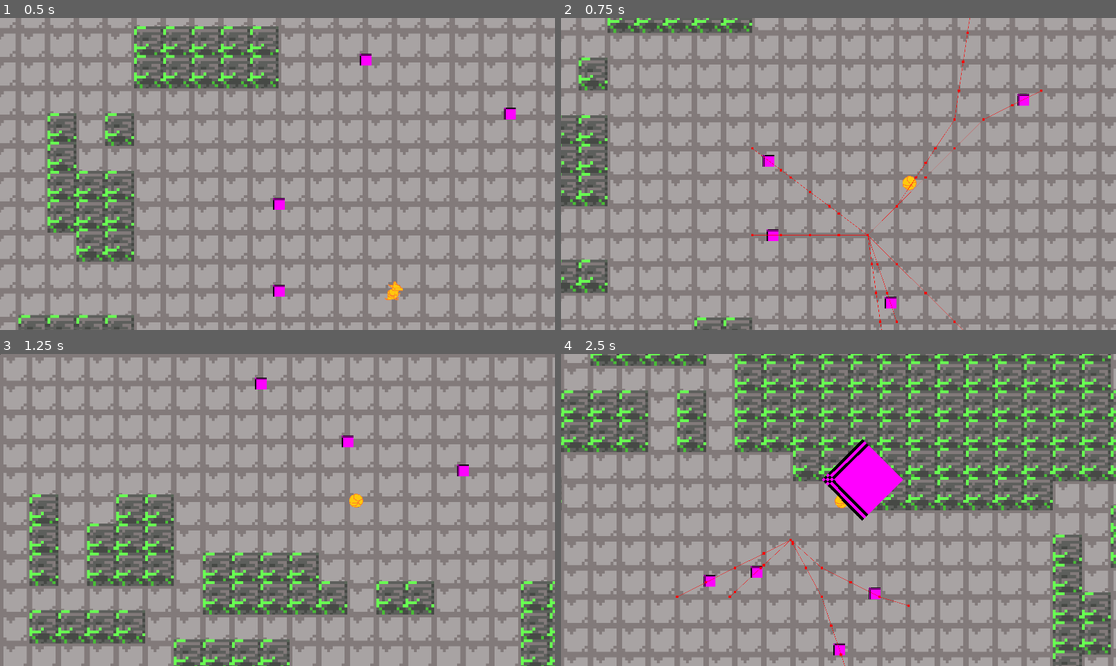
Above: before the commit, frames 1-4 (two rows, left to right).
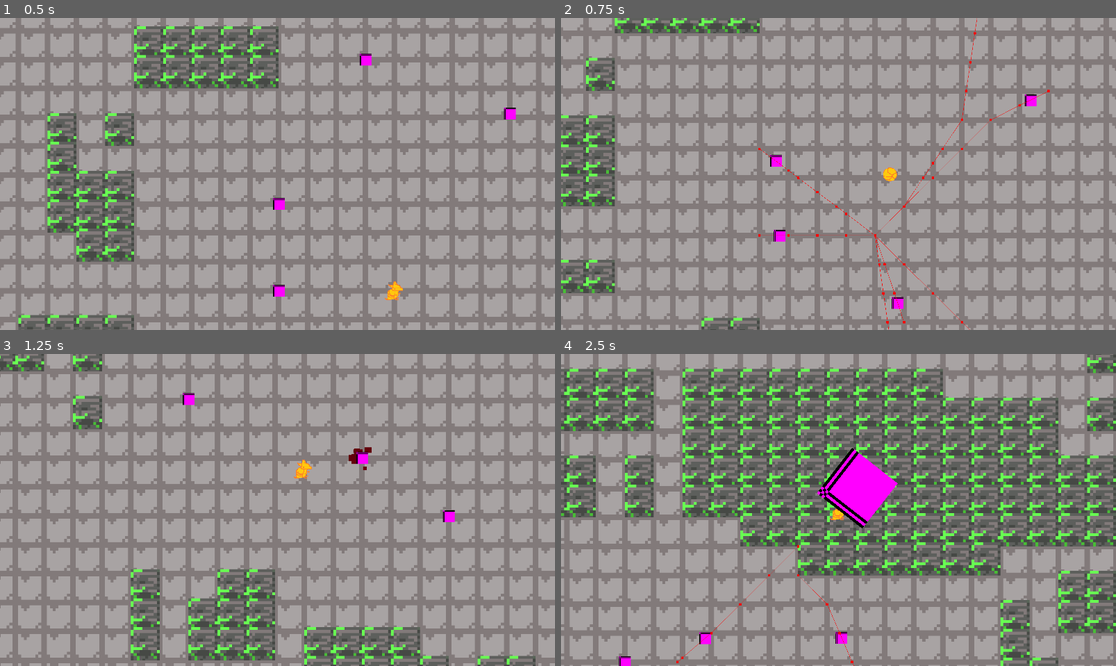
Above: after the commit, the same moments.

Repository: ColRyanYT/gaMMA_repo
Game: Godot game, scene res://Environment/test_level_proc_gen.tscn
Two runs of this game, one before a commit and one after it. Both use one fixed random seed, a clock stepped at 60 frames per second and the inputs below. The project has no main scene, so this scene is started directly.
Inputs (mouse positions are in pixels of both pictures, inside the frame that each line leads up to):
- Up to frame 1 (0.5 s): no input
- Up to frame 2 (0.75 s): move the mouse to (960, 158) at 0.52 s; hold Right (ui_right) from 0.53 s (still down); hold Shift (shift) from 0.53 s (still down)
- Up to frame 3 (1.25 s): keep holding Right (ui_right); keep holding Shift (shift); tap Space at 0.77 s; click (399, 494) at 0.8 s
- Up to frame 4 (2.5 s): move the mouse to (727, 525) at 1.27 s; release Right (ui_right) at 1.28 s; release Shift (shift) at 1.28 s; hold Down (ui_down) 1.28-2.03 s; click (727, 525) at 1.35 s; tap Space at 1.52 s; tap Shift (shift) at 1.55 s; move the mouse to (894, 441) at 2.02 s; hold Right (ui_right) from 2.03 s (still down); hold Shift (shift) from 2.03 s (still down); click (894, 441) at 2.3 s

Frame 1 is identical in both runs. In frame 2, 39% of the frame differs, in the area x 0-100%, y 0-100%; in frame 3, 68%; in frame 4, 69%.

Commit message:
fixing dash bugs, refactoring dash and now hitting enemies with dash damages them

Diff:
--- /dev/null
+++ b/Actors/MeleeWeapon.gd
@@ -0,0 +1,14 @@
+class_name MeleeWeapon extends Weapon
+
+@onready var hitbox = $Area2D
+
+var _damage = 0
+
+func get_damage() -> int:
+	return self._damage
+
+func fire():
+	pass
+
+func _on_area_2d_body_entered(body: Node2D) -> void:
+	body.take_damage(self)
--- a/Actors/enemy.gd
+++ b/Actors/enemy.gd
@@ -1,4 +1,4 @@
-extends CharacterBody2D
+class_name Enemy extends CharacterBody2D
 
 @export var speed = 150
 @export var player: Node2D
--- a/Actors/player.gd
+++ b/Actors/player.gd
@@ -1,16 +1,28 @@
 extends CharacterBody2D
 
 @onready var hand = $Hand
+@onready var sprite = $Sprite
+@onready var dash_effect = $Sprite/DashEffect
+@onready var shell = $Shell
 
 const SPEED = 200.0
 const JUMP_VELOCITY = -400.0
+
+const DASH_MULTIPLIER = 3
+const DASH_TIME = 0.6
+
 signal dash
 var dashing: bool = false
-var mouse_position = null
 var dash_velocity = Vector2(0,0)
+
+var direction = Vector2.ZERO
+var dash_direction = Vector2.ZERO
 
 var my_weapon_scene: PackedScene
 var my_weapon: Weapon
+
+var normal_texture = preload("res://Actors/armadillo.png")
+var ball_texture = preload("res://Actors/ball.png")
 
 # default weapon is claws for now
 func _ready() -> void:
@@ -20,32 +32,45 @@
 
 func _physics_process(delta: float) -> void:
 	# Get the input direction and handle the movement/deceleration.
-	var speed_boost = 1
-	mouse_position = get_global_mouse_position()
-	var direction = (mouse_position - position).normalized()
+	var mouse_position = get_global_mouse_position()
+	var direction_x = Input.get_action_strength("ui_right") - Input.get_action_strength("ui_left")
+	var direction_y = Input.get_action_strength("ui_down") - Input.get_action_strength("ui_up")
+	direction = Vector2(direction_x, direction_y).normalized()
 
-	var direction_x := Input.get_axis("ui_left", "ui_right")
-	var direction_y := Input.get_axis("ui_up", "ui_down")
+	dash_direction = self.global_position.direction_to(get_global_mouse_position())
 
-	if Input.is_action_pressed("shift"):
-		$Sprite.texture = load("res://Actors/ball.png")
-		dash.emit()
-		dashing = true
-		speed_boost = 3
-		velocity = (direction * SPEED * speed_boost)
-		dash_velocity = velocity
-		$Sprite/DashEffect.look_at(mouse_position)
+	if Input.is_action_just_pressed("shift") and not dashing:
+		start_dash(mouse_position)
 	elif dashing:
 		velocity = dash_velocity
 	elif direction_x or direction_y:
-		velocity = (Vector2(direction_x, direction_y) * SPEED)
+		velocity = direction * SPEED
 	else:
 		velocity.x = move_toward(velocity.x, 0, SPEED)
 		velocity.y = move_toward(velocity.y, 0, SPEED)
 
-
 	var collision_data = move_and_collide(velocity * delta)
 	bounce(collision_data)
+
+
+func start_dash(mouse_position: Vector2) -> void:
+	dashing = true
+	sprite.texture = ball_texture
+	dash.emit()
+
+	dash_velocity = dash_direction * SPEED * DASH_MULTIPLIER
+	dash_effect.look_at(mouse_position)
+
+	shell.fire()
+	# Use a coroutine to end dash after DASH_TIME seconds
+	await get_tree().create_timer(DASH_TIME).timeout
+	end_dash()
+
+
+func end_dash() -> void:
+	dashing = false
+	sprite.texture = normal_texture
+	shell.stop_firing()
 
 func _process(_delta: float) -> void:
 	hand.look_at(get_global_mouse_position())
@@ -53,16 +78,10 @@
 	if Input.is_action_just_pressed("shoot"):
 		my_weapon.fire()
 
-func bounce(collision_data):
+func bounce(collision_data: KinematicCollision2D):
 	if collision_data:
 		dash_velocity = velocity.bounce(collision_data.get_normal())
-		print(velocity)
 		$Sprite/DashEffect.set_rotation(dash_velocity.angle())
 
-
-func _on_dash_timer_timeout() -> void:
-	dashing = false
-
-
-func _on_enemy_body_entered(body: Node2D) -> void:
+func _on_enemy_body_entered(_body: Node2D) -> void:
 	pass
--- a/Actors/player.tscn
+++ b/Actors/player.tscn
@@ -1,7 +1,8 @@
-[gd_scene load_steps=5 format=3 uid="uid://bh6aqa6dc6ati"]
+[gd_scene load_steps=6 format=3 uid="uid://bh6aqa6dc6ati"]
 
 [ext_resource type="Script" uid="uid://dvlw6r6y82oqq" path="res://Actors/player.gd" id="1_y2lmi"]
 [ext_resource type="Texture2D" uid="uid://c532vpvhcpyym" path="res://Actors/armadillo.png" id="2_xmrs8"]
+[ext_resource type="PackedScene" uid="uid://b1fwmqdhm0mp4" path="res://Weapons/shell.tscn" id="3_xk7p5"]
 
 [sub_resource type="SpriteFrames" id="SpriteFrames_xmrs8"]
 animations = [{
@@ -31,15 +32,14 @@
 sprite_frames = SubResource("SpriteFrames_xmrs8")
 offset = Vector2(-16, 0)
 
-[node name="DashTimer" type="Timer" parent="Sprite/DashEffect"]
-one_shot = true
-
 [node name="CollisionShape2D" type="CollisionShape2D" parent="."]
 position = Vector2(-0.5, 0)
 shape = SubResource("RectangleShape2D_y2lmi")
 
 [node name="Hand" type="Node2D" parent="."]
 
+[node name="Shell" parent="." instance=ExtResource("3_xk7p5")]
+
 [connection signal="dash" from="." to="Sprite/DashEffect" method="_on_player_dash"]
-[connection signal="timeout" from="Sprite/DashEffect/DashTimer" to="." method="_on_dash_timer_timeout"]
-[connection signal="timeout" from="Sprite/DashEffect/DashTimer" to="Sprite/DashEffect" method="_on_dash_timer_timeout"]
+
+[editable path="Shell"]
--- a/Weapons/claws.gd
+++ b/Weapons/claws.gd
@@ -1,10 +1,7 @@
-class_name Claws extends Weapon
+class_name Claws extends MeleeWeapon
 
 @onready var anim = $Area2D/SlashAnim
 @onready var timer = $Timer
-@onready var hitbox = $Area2D
-
-var _damage = 40
 
 var anim_playing = false
 
@@ -13,9 +10,7 @@
 
 func _ready() -> void:
 	hitbox.monitoring = false
-
-func get_damage() -> int:
-	return self._damage
+	self._damage = 40
 
 func fire():
 	hitbox.monitoring = true
@@ -35,6 +30,3 @@
 	anim.visible = false
 	anim_playing = false
 	hitbox.monitoring = false
-
-func _on_area_2d_body_entered(body: Node2D) -> void:
-	body.take_damage(self)
--- /dev/null
+++ b/Weapons/shell.gd
@@ -0,0 +1,14 @@
+class_name Shell extends MeleeWeapon
+
+func _ready() -> void:
+	self._damage = 30
+	hitbox.monitoring = false
+
+func get_damage():
+	return self._damage
+
+func fire():
+	hitbox.monitoring = true
+
+func stop_firing():
+	hitbox.monitoring = false
--- /dev/null
+++ b/Weapons/shell.tscn
@@ -0,0 +1,18 @@
+[gd_scene load_steps=3 format=3 uid="uid://b1fwmqdhm0mp4"]
+
+[ext_resource type="Script" uid="uid://cssy1uqgafbmy" path="res://Weapons/shell.gd" id="1_8eudc"]
+
+[sub_resource type="CircleShape2D" id="CircleShape2D_qo5op"]
+radius = 22.0
+
+[node name="Shell" type="Node2D"]
+script = ExtResource("1_8eudc")
+
+[node name="Area2D" type="Area2D" parent="."]
+collision_layer = 0
+collision_mask = 4
+
+[node name="CollisionShape2D" type="CollisionShape2D" parent="Area2D"]
+shape = SubResource("CircleShape2D_qo5op")
+
+[connection signal="body_entered" from="Area2D" to="." method="_on_area_2d_body_entered"]
Not shown, added: Actors/MeleeWeapon.gd.uid
Not shown, added: Weapons/shell.gd.uid
